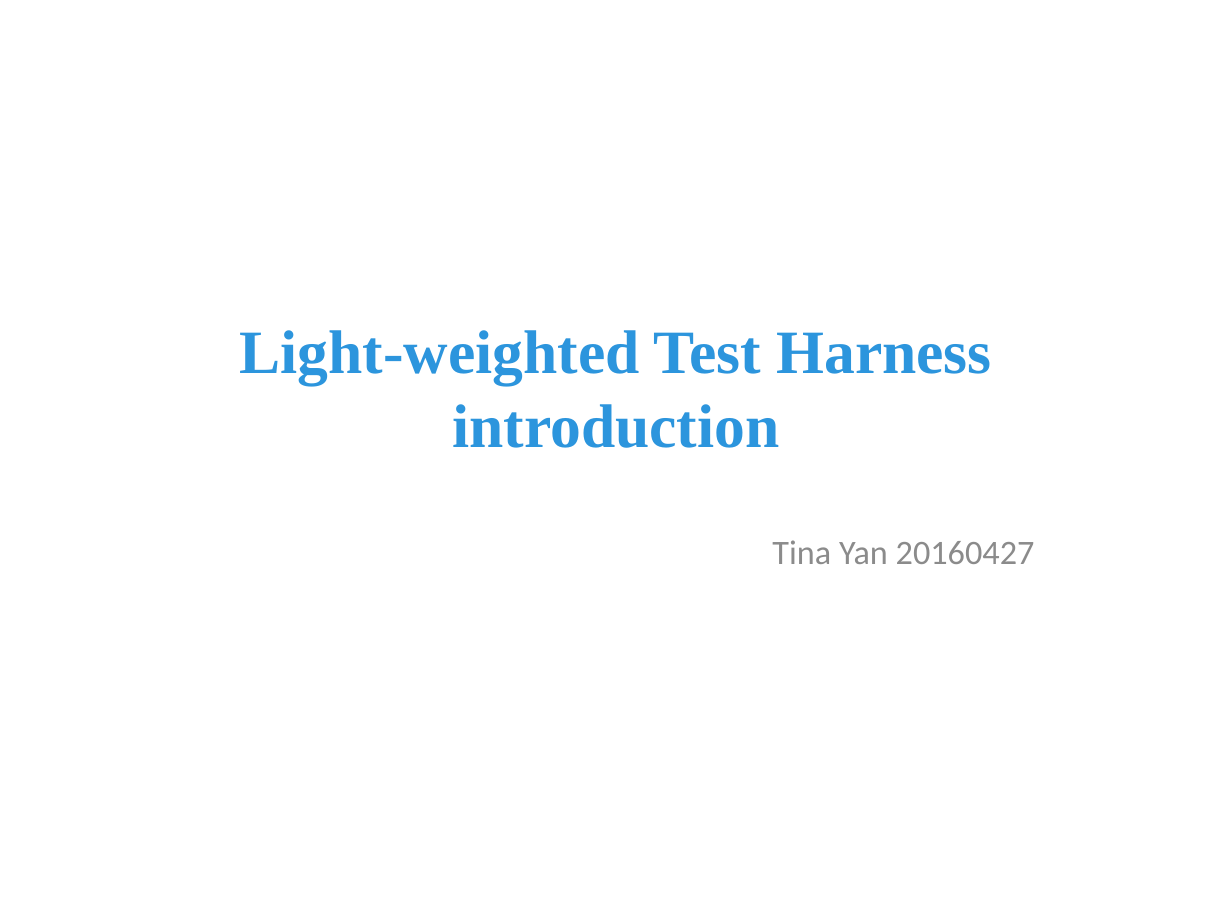
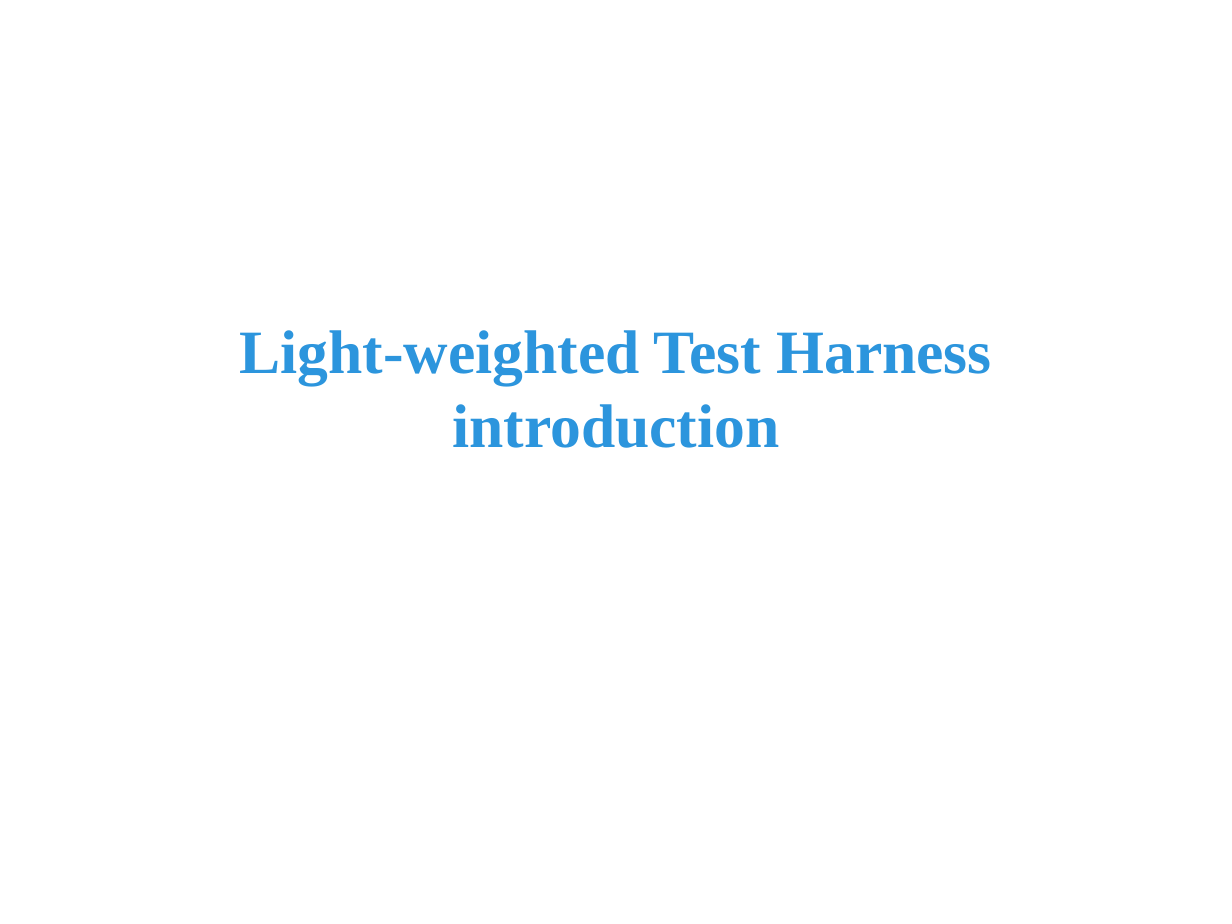
Before and after one commit to Tina-Yan/TestHarness, a slide deck: slide 1 of documentation/Light-weighted Test Harness introduction.pptx. Drawn at 1232x924 pixels with LibreOffice and Linux fonts; fonts in the diff are those of the drawing. Boxes give left, top, right and bottom in pixels: in the first picture for what was removed or moved away, otherwise in the second. Text is boxed around its words. In the diff, an @@ line names an element or a change of style, - is before the commit and + after.

Commit message:
Add restful api test example and lib, add run_multi_tests tool

```diff
--- a/documentation/Light-weighted Test Harness introduction.pptx
+++ b/documentation/Light-weighted Test Harness introduction.pptx
@@ subtitle removed at bbox=[772, 540, 1035, 564] @@
-Tina Yan 20160427
```
Also in this commit, not shown: 2 other slides changed, 1 slide added, 10 other files.
